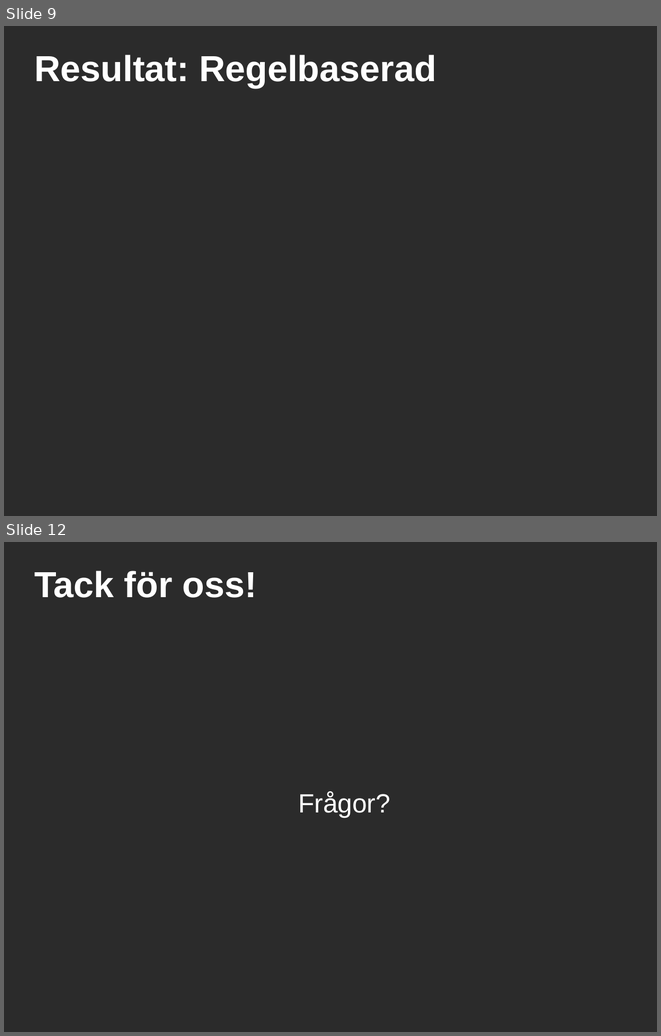
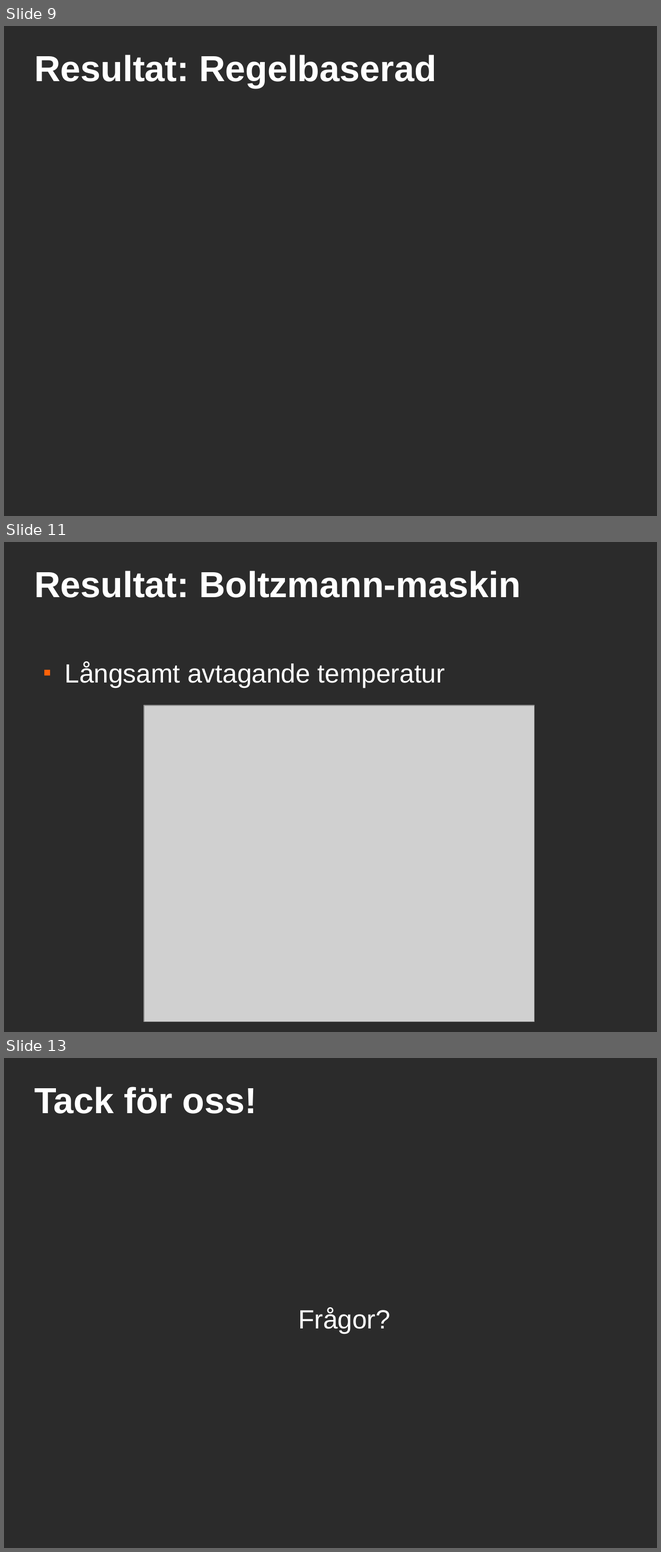
Before and after one commit to davnils/kex-sudoku, a slide deck: report/presentation.odp. Shown one above the other, each under a label of ours: slides 9 and 12 before the commit, slides 9, 11 and 13 after it; the slides between them are not shown. The pictures are 661x1036 and 661x1552 pixels, drawn with LibreOffice and Linux fonts; fonts in the diff are those of the drawing; grey boxes stand for pictures; background and template pictures are left out; a plain dark background stands for a picture behind light text. Boxes give left, top, right and bottom in pixels: in the first picture for what was removed or moved away, otherwise in the second. Text is boxed around its words. In the diff, an @@ line names an element or a change of style, - is before the commit and + after.

```diff
--- a/report/presentation.odp
+++ b/report/presentation.odp
@@ slide 11 added at box(4, 542, 657, 1032), background picture (left out) @@
@@ title added at box(34, 571, 521, 598), 44 pt, text #FFFFFF, bold @@
+Resultat: Boltzmann-maskin
@@ text added at box(64, 662, 445, 688), 32 pt, text #FFFFFF @@
+■ Långsamt avtagande temperatur
@@ picture added at box(144, 706, 535, 1022) @@
@@ what was slide 12 is now slide 13 @@
```
Also in this commit, not shown: 2 slides changed.
